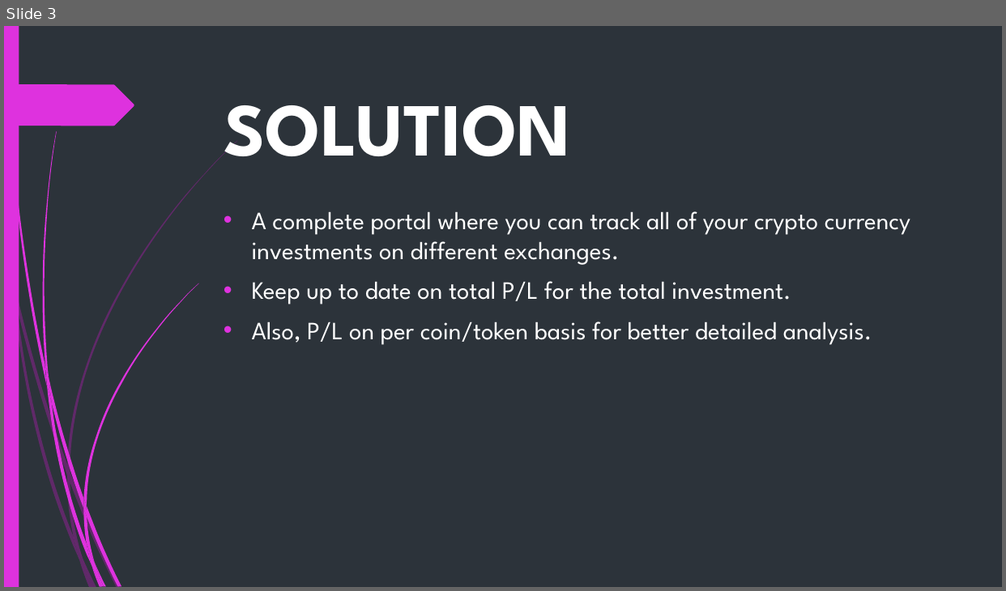
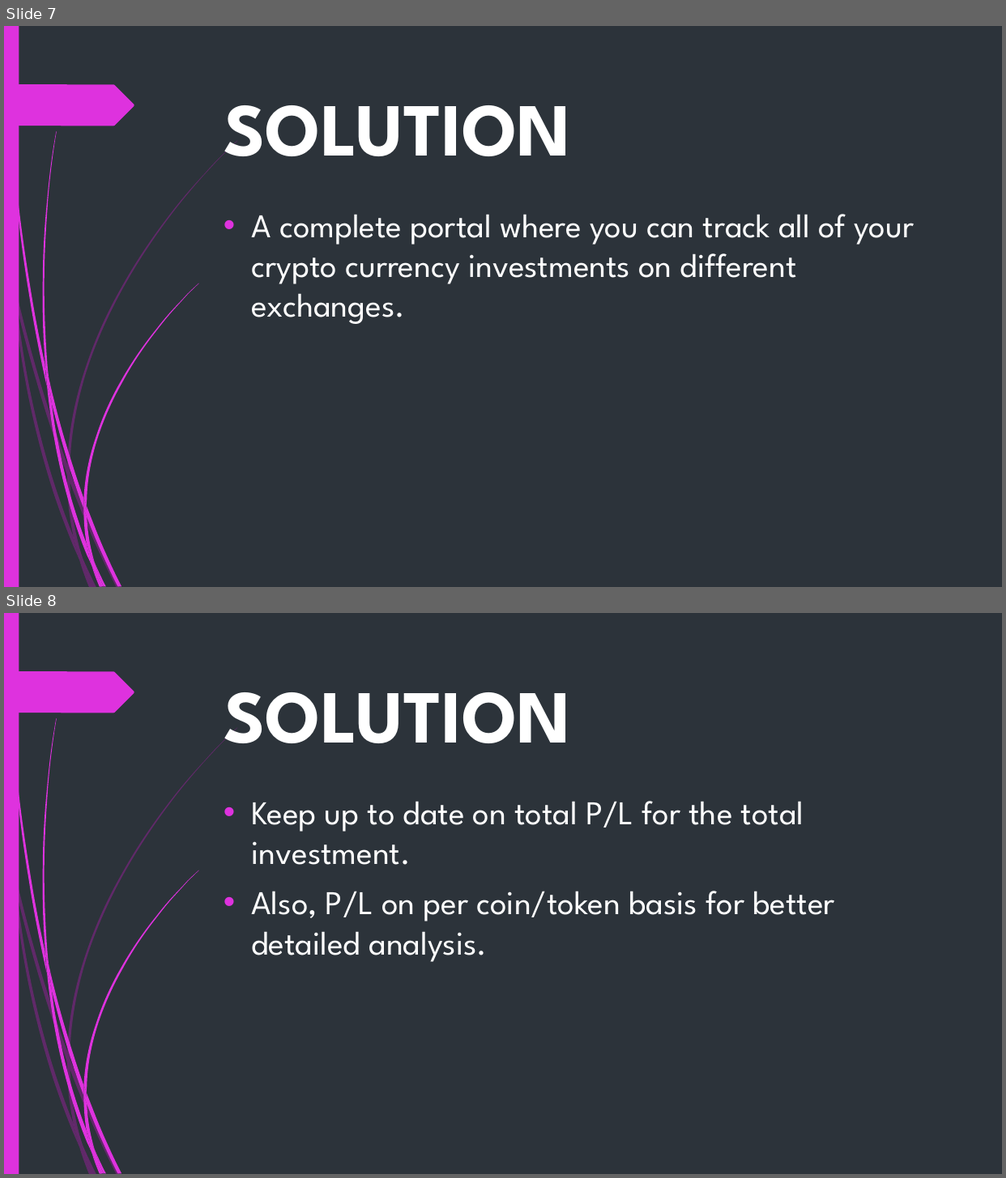
Before and after one commit to ur817/SPM, a slide deck: Presentations/Pitch.pptx. Shown one above the other, each under a label of ours: slide 3 before the commit, slides 7 and 8 after it. The pictures are 1006x591 and 1006x1178 pixels, drawn with LibreOffice and Linux fonts; fonts in the diff are those of the drawing. Boxes give left, top, right and bottom in pixels: in the first picture for what was removed or moved away, otherwise in the second. Text is boxed around its words. In the diff, an @@ line names an element or a change of style, - is before the commit and + after.

```diff
--- a/Presentations/Pitch.pptx
+++ b/Presentations/Pitch.pptx
@@ slide 8 added at (x1=4, y1=613, x2=1002, y2=1174), background #2C333A; not listed: 24 template elements that a slide beside it also shows @@
@@ title added at (x1=224, y1=692, x2=571, y2=743), 72 pt, text #FFFFFF, bold @@
+SOLUTION
@@ text added at (x1=252, y1=801, x2=835, y2=962), 32 pt, text #FFFFFF @@
+• Keep up to date on total P/L for the total investment.
+• Also, P/L on per coin/token basis for better detailed analysis.
@@ what was slide 3 is now slide 7 @@
@@ slide 7 changed as well @@
@@ text "A complete portal where you ..." at (x1=252, y1=214, x2=914, y2=324): size 24 to 32 pt @@
@@ text at (x1=252, y1=281, x2=872, y2=345): paragraphs removed @@
-• Keep up to date on total P/L for the total investment.
-• Also, P/L on per coin/token basis for better detailed analysis.
```
Also in this commit, not shown: 1 other slide changed, 6 other slides added, 4 slides removed.
